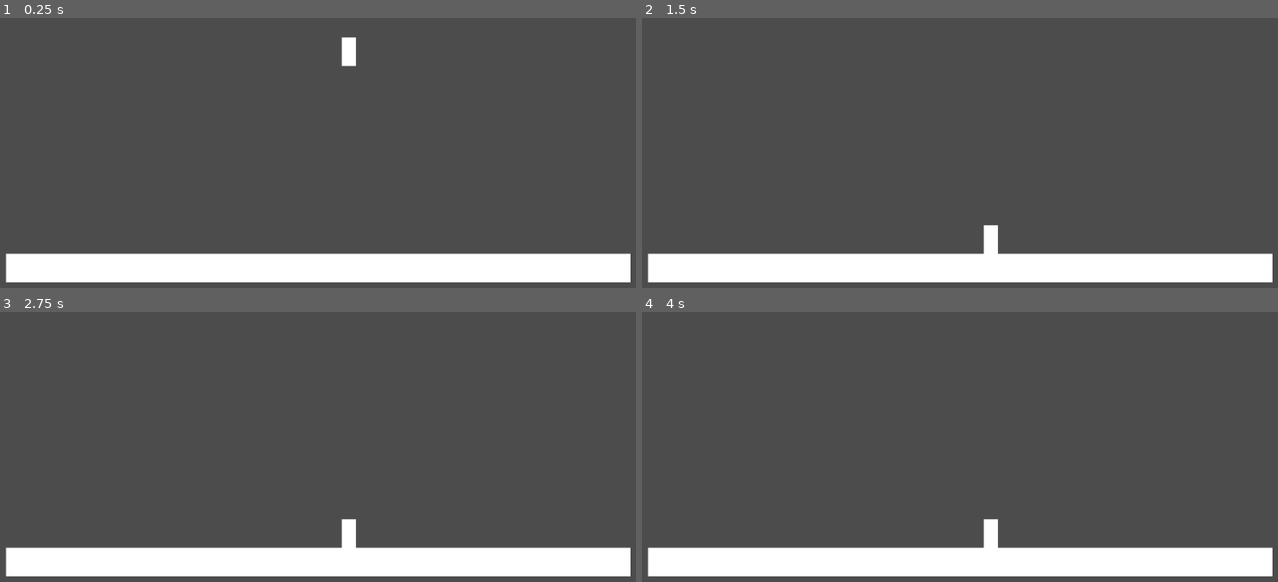
Above: before the commit, frames 1-4 (two rows, left to right).
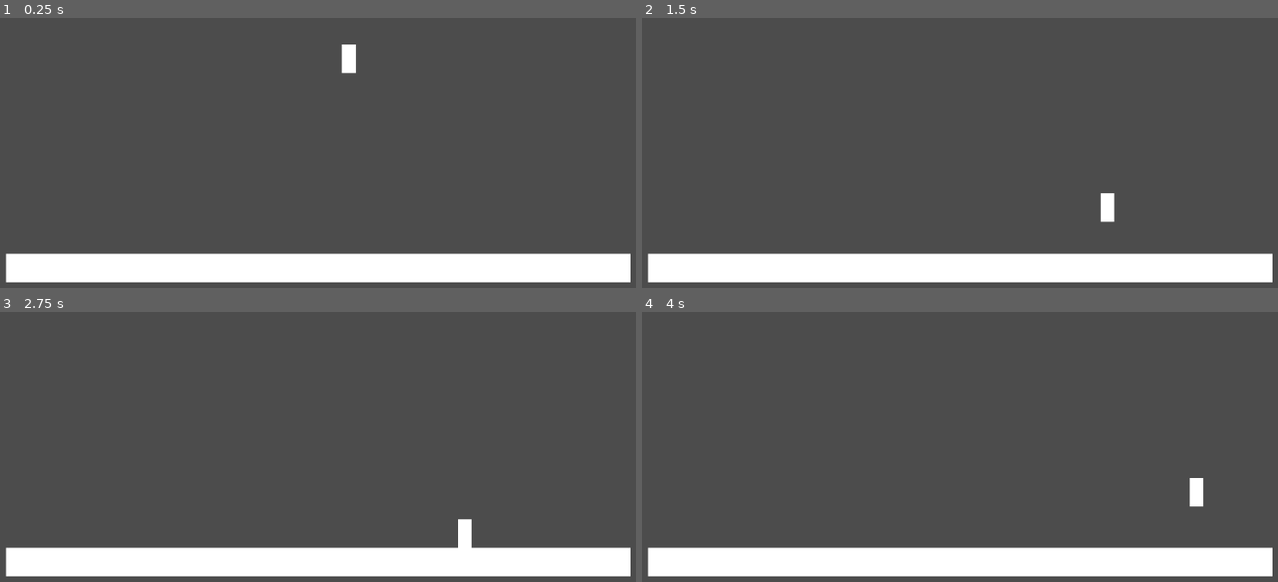
Above: after the commit, the same moments.

Repository: Heenwee/godot_plattforming
Game: Godot game, scene res://scenes/test_scene.tscn
The game is run twice, just before and just after one commit, with the same random seed, the same clock (stepped at 60 frames per second) and the same inputs.
Inputs:
- Up to frame 1 (0.25 s): no input
- Up to frame 2 (1.5 s): hold D (right) 0.53-1.28 s; tap W (jump) at 0.6, 0.77, 1.07, 1.35 s; hold A (left) from 1.28 s (still down)
- Up to frame 3 (2.75 s): tap W (jump) at 1.52, 1.82, 2.1 s; release A (left) at 2.03 s; hold D (right) from 2.03 s (still down)
- Up to frame 4 (4 s): tap W (jump) at 2.85, 3.02, 3.32, 3.6, 3.77 s; release D (right) at 3.53 s; hold A (left) from 3.53 s (still down)

The runs differ from the first frame. In frame 1, 0.1% of the frame differs, in the area x 53-56%, y 7-21%; in frame 2, 0.5%, in the area x 53-75%, y 64-88%; in frame 3, 0.5%; in frame 4, 0.5%.

Commit message:
base movement implemented
proper ground detection not implemented

Diff:
--- a/scenes/player.tscn
+++ b/scenes/player.tscn
@@ -7,6 +7,11 @@
 
 [node name="Player" type="KinematicBody2D"]
 script = ExtResource( 2 )
+gravity = Vector2( 0, -15 )
+speed_up = 50.0
+ground_drag = 0.8
+air_drag = 0.99
+jump_height = 5000.0
 
 [node name="Sprite" type="Sprite" parent="."]
 position = Vector2( 9.53674e-07, 4.76837e-07 )
--- a/scenes/test_scene.tscn
+++ b/scenes/test_scene.tscn
@@ -7,16 +7,18 @@
 
 [node name="Node2D" type="Node2D"]
 
-[node name="Ground" type="Node2D" parent="."]
+[node name="Map" type="Node2D" parent="."]
 position = Vector2( 513, 445 )
 
-[node name="KinematicBody2D" type="KinematicBody2D" parent="Ground"]
+[node name="Ground" type="KinematicBody2D" parent="Map"]
 scale = Vector2( 43.72, 2 )
+collision_layer = 4
+collision_mask = 3
 
-[node name="CollisionShape2D" type="CollisionShape2D" parent="Ground/KinematicBody2D"]
+[node name="CollisionShape2D" type="CollisionShape2D" parent="Map/Ground"]
 shape = SubResource( 1 )
 
-[node name="Sprite" type="Sprite" parent="Ground/KinematicBody2D"]
+[node name="Sprite" type="Sprite" parent="Map/Ground"]
 scale = Vector2( 0.313, 0.313 )
 texture = ExtResource( 2 )
 
--- a/scripts/PlayerController.gd
+++ b/scripts/PlayerController.gd
@@ -1,10 +1,20 @@
 extends KinematicBody2D
 
+var input : Vector2 = Vector2.ZERO
 var velocity : Vector2 = Vector2.ZERO
 export var gravity : Vector2 = Vector2(0, -9.81)
 
-export var speed : float
-export var speed_up : float
+export var speed : float = 200
+export var speed_up : float = 100
+export var ground_drag : float = 0.9
+export var air_drag : float = 0.95
+
+var is_grounded : bool = false
+var is_clamped : bool = true
+
+var jump : bool = false
+var jump_buffer : float
+export var jump_height : float
 
 # Declare member variables here. Examples:
 # var a = 2
@@ -15,17 +25,57 @@
 func _ready():
 	pass # Replace with function body.
 
+func jump():
+	if Input.is_action_just_pressed("jump"):
+		jump = true
+		jump_buffer = 0.1
+	if is_grounded:
+		if jump:
+			velocity.y = -sqrt(jump_height * -2 * gravity.y)
+
 func _process(delta):
-	pass
+	print(velocity)
+	input.x = Input.get_action_raw_strength("right") - Input.get_action_raw_strength("left")
+
+	jump()
+	if jump:
+		jump_buffer -= delta
+	if jump_buffer <= 0:
+		jump = false
 
 func collision():
-	for i in get_slide_count():
-		var collision = get_slide_collision(i)
-		print("Collided with: ", collision.collider.name)
+	is_grounded = get_slide_count() > 0
+	match is_grounded:
+		true:
+			if !jump:
+				velocity.y = 1
+		false:
+			pass
+	#for i in get_slide_count():
+	#	velocity.y = -1
+	#	var col = get_slide_collision(i)
+		#print("Collided with: ", col.collider.name)
+
+func clamping():
+	var current_vel = Vector2(velocity.x, 0)
+	var vel = current_vel.clamped(speed)
+	velocity.x = vel.x
+
+	if is_grounded:
+		if input.x == 0:
+			velocity.x *= ground_drag
+			if velocity.x < 1 and velocity.x > -1:
+				velocity.x = 0
+	else:
+		if input.x == 0:
+			velocity.x *= air_drag
 
 # Called every frame. 'delta' is the elapsed time since the previous frame.
 func _physics_process(delta):
 	velocity -= gravity
+	velocity += input * speed_up
 	move_and_slide(velocity)
 
 	collision()
+	if is_clamped:
+		clamping()
